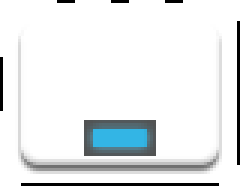
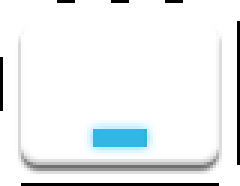
Layers edited between the first and the second w=240, h=186 image:
showed "Pasted Layer #2", painted on it, unmasked it over [84, 120, 156, 156]
showed "Pasted Layer #1", painted on it over [84, 120, 156, 156]
showed "Pasted Layer", moved it above "dotdash_shift_off.9.png", painted on it over [93, 126, 147, 129]
painted on "dotdash_shift_off.9.png", masked it over [84, 120, 156, 156]
renamed "Pasted Layer #6" to "btn_keyboard_key_normal_on_ics_dark.9.png", hid it, moved it above "Layer", painted on it over [84, 120, 156, 156]
removed layer "Pasted Layer #3" over [84, 120, 156, 156]
